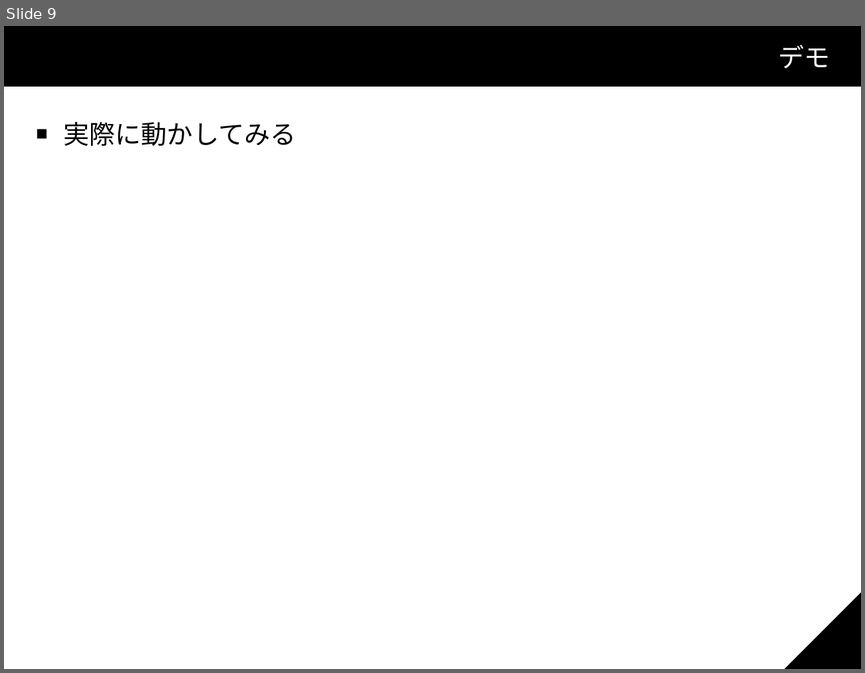
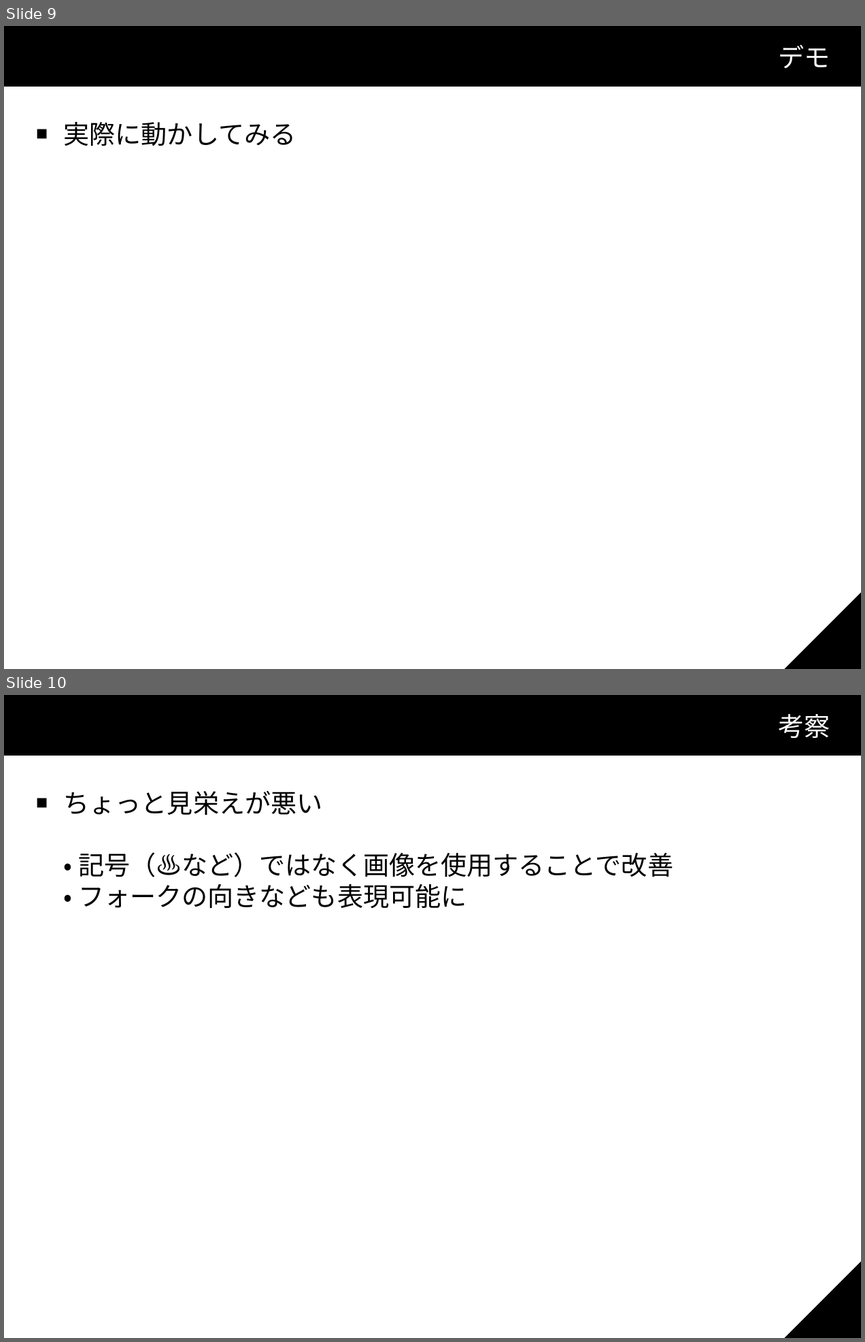
Before and after one commit to KP-3/Shota, a slide deck: スライド.odp. Shown one above the other, each under a label of ours: slide 9 before the commit, slides 9 and 10 after it. The pictures are 865x673 and 865x1342 pixels, drawn with LibreOffice and Linux fonts; fonts in the diff are those of the drawing; background and template pictures are left out. Boxes give left, top, right and bottom in pixels: in the first picture for what was removed or moved away, otherwise in the second. Text is boxed around its words. In the diff, an @@ line names an element or a change of style, - is before the commit and + after.

```diff
--- a/スライド.odp
+++ b/スライド.odp
@@ slide 10 added at bbox=[4, 695, 861, 1338], background #FFFFFF; not listed: 3 template elements that a slide beside it also shows @@
@@ title added at bbox=[779, 714, 830, 738], 24 pt, text #FFFFFF @@
+考察
@@ text added at bbox=[64, 791, 673, 908], 24 pt, text #000000 @@
+■ ちょっと見栄えが悪い
+・ 記号（♨など）ではなく画像を使用することで改善
+・ フォークの向きなども表現可能に
```
Also in this commit, not shown: 4 slides changed, 1 slide removed.
